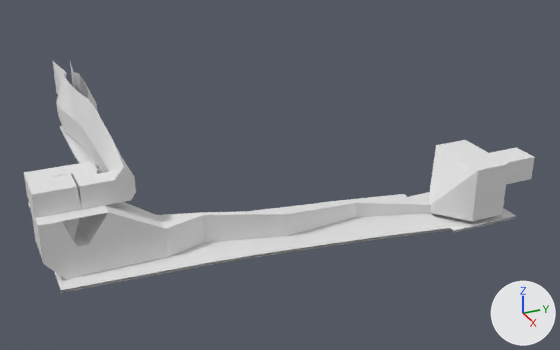
One commit to the Blender file Assets/World/LevelX/LevelX.blend: the scene before it, then after it.
Rendered twice from a 50 mm camera at (375.0, -73.0, 123.0) aimed at (81.0, 59.0, -23.0). The axes (+X, +Y, +Z) are drawn at lower right. The lights are the same throughout. Materials are left out; every surface is plain grey.

Names of what the first picture shows: 'LavaX', 'LevelX'.
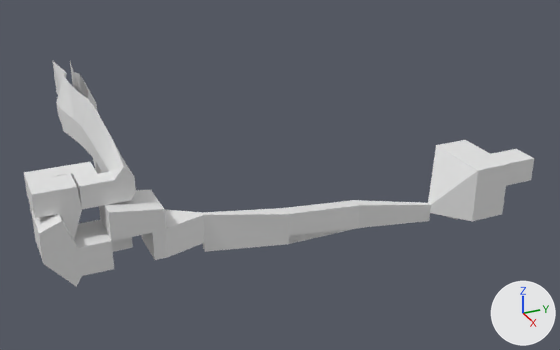
The change, as JSON lines over the scene's bpy script:
```json
{"block": "me_plane", "where": "# used by ob_levelx; location = (0.0, 0.0, 0.0)"}
{"op": "remove", "block": "me_plane", "code": "me_plane.from_pydata(...)  # 373 vertices, 414 faces, 2 loose edges; spans x 4.0..139.0, y -52.0..162.0, z -37.0..20.0"}
{"op": "add", "block": "me_plane", "code": "me_plane.from_pydata(...)  # 382 vertices, 439 faces, 2 loose edges; spans x 4.0..139.0, y -52.0..162.0, z -37.0..20.0"}
{"block": "me_plane", "change": "me_plane part 1"}
{"block": "me_plane", "change": "10 vertices are removed from x 112.0..130.0, y -52.0..-8.0, z -24.0..-1.0"}
{"block": "me_plane", "change": "24 faces are deleted"}
{"block": "me_plane", "change": "4 vertices in x 92.0, y -24.0..-16.0, z -1.0..2.0 move by (-3.0, 0.0, 0.0)"}
{"block": "me_plane", "change": "4 vertices move from x 121.0..126.0, y 42.0..77.0, z -34.0..-17.0 to x 124.0, y 42.0..77.0, z -34.0..-17.0"}
{"block": "me_plane", "change": "12 vertices are added at x 112.0..130.0, y -28.0..-8.0, z -24.0..-4.0"}
{"block": "me_plane", "change": "10 new vertices lie (0.0, 0.0, 12.0) away from vertices in x 112.0..130.0, y -28.0..-8.0, z -24.0"}
{"block": "me_plane", "change": "49 new faces join them"}
{"block": "me_plane", "change": "me_plane part 2"}
{"block": "me_plane", "change": "5 vertices are removed from x 119.0..125.0, y 127.0..145.0, z -33.0..-21.0"}
{"block": "me_plane", "change": "12 faces are deleted"}
{"block": "me_plane", "change": "14 vertices in x 118.0..130.0, y 146.0..162.0, z -24.0..-13.0 move by (0.0, 0.0, -1.0)"}
{"block": "me_plane", "change": "4 vertices move within x 123.0..125.0, y 146.0..157.0, z -21.0"}
{"block": "me_plane", "change": "2 vertices are added at (123.0, 143.0, -21.0), (125.0, 143.0, -21.0)"}
{"block": "me_plane", "change": "12 new faces join them"}
{"op": "add", "block": "ob_lavax", "code": "ob_lavax.hide_set(True)"}
```

What differs and where, as boxes (x1, y1, x2, y2) in the pictures (560 x 350 px; the box of a moved part takes in the faces that stretch with it):
```json
{"object": "LevelX", "change": "reshaped", "before": [24, 60, 534, 280], "after": [24, 60, 534, 287]}
{"object": "LavaX", "change": "hidden", "before": [28, 126, 516, 293]}
{"part": 1, "of": "me_plane", "change": "built on", "before": [30, 142, 431, 280], "after": [31, 142, 431, 287]}
{"part": 2, "of": "me_plane", "change": "moved or reshaped", "before": [490, 148, 534, 184], "after": [492, 149, 534, 186]}
```
